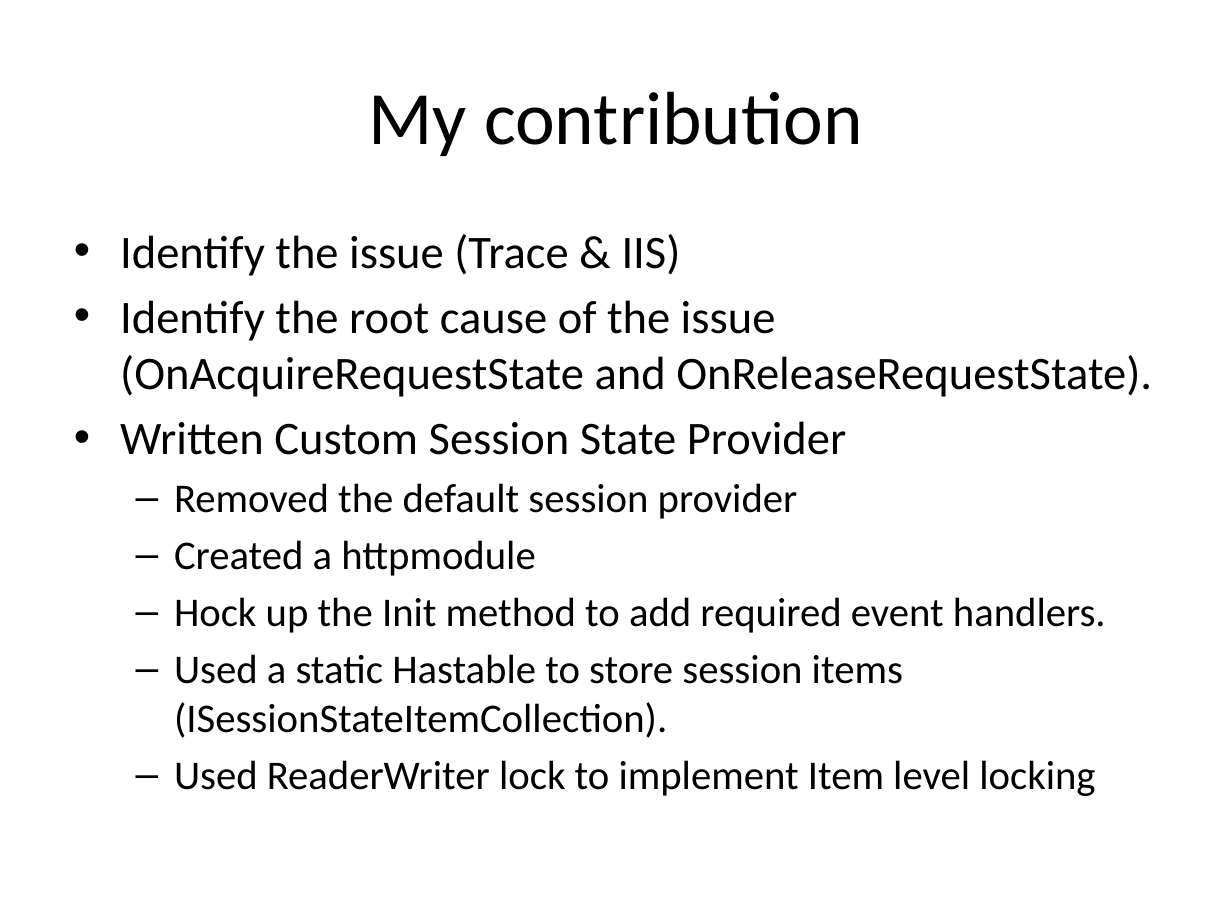
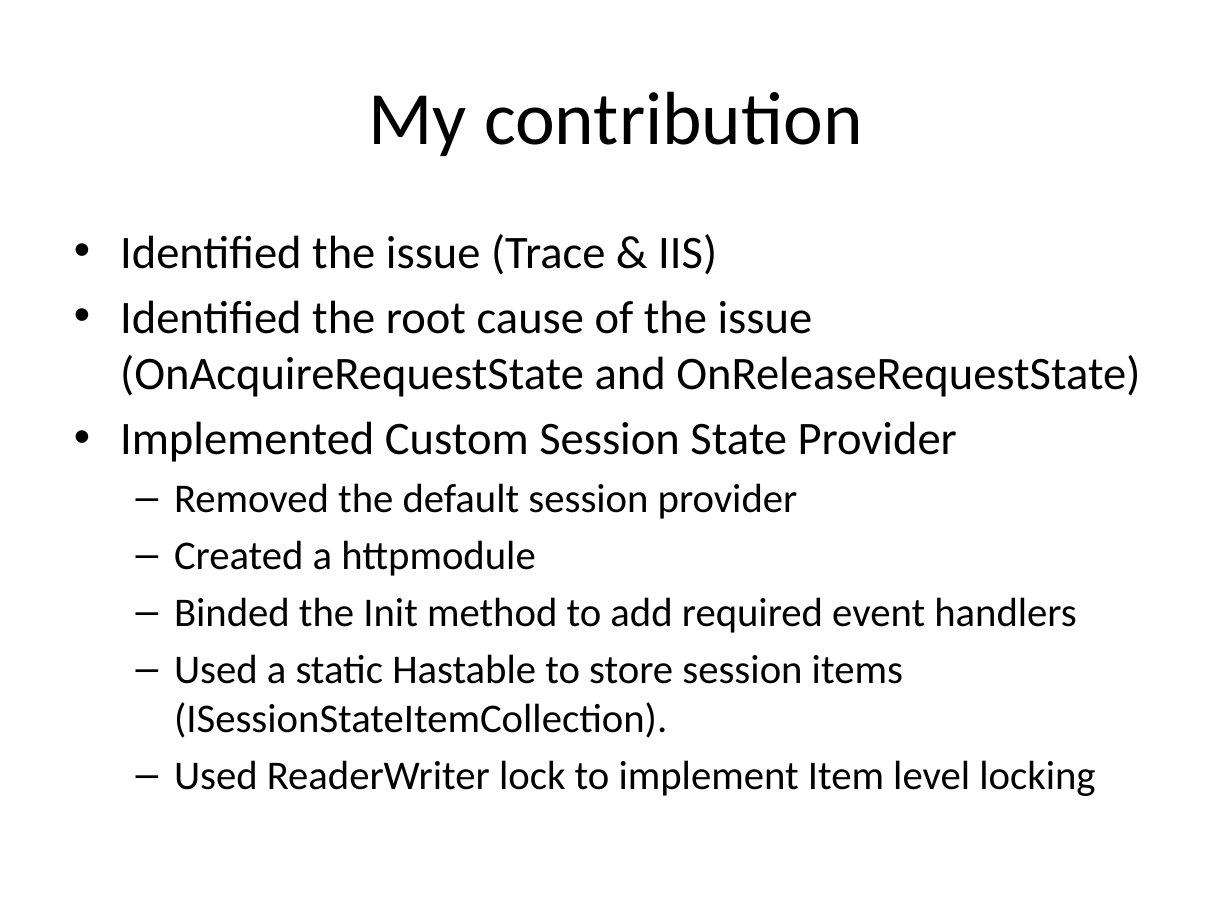
Before and after one commit to digideskio/test-2, a slide deck: slide 5 of Presentation_template1.pptx. Drawn at 1232x924 pixels with LibreOffice and Linux fonts; fonts in the diff are those of the drawing. Boxes give left, top, right and bottom in pixels: in the first picture for what was removed or moved away, otherwise in the second. Text is boxed around its words. In the diff, an @@ line names an element or a change of style, - is before the commit and + after.

Commit message:
updated

```diff
--- a/Presentation_template1.pptx
+++ b/Presentation_template1.pptx
@@ text at (120,234,1140,462): text changed @@
-• Identify the issue (Trace & IIS)
-• Identify the root cause of the issue (OnAcquireRequestState and OnReleaseRequestState).
-• Written Custom Session State Provider
+• Identified the issue (Trace & IIS)
+• Identified the root cause of the issue (OnAcquireRequestState and OnReleaseRequestState)
+• Implemented Custom Session State Provider
@@ text at (174,597,1077,633): text changed @@
-  – Hock up the Init method to add required event handlers.
+  – Binded the Init method to add required event handlers
```
Also in this commit, not shown: 2 other slides changed.
